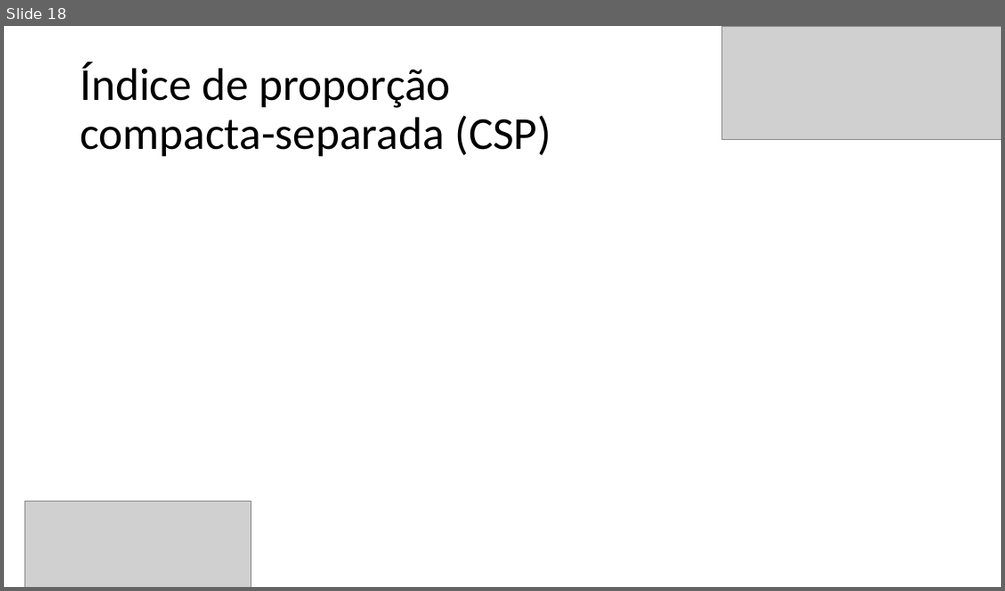
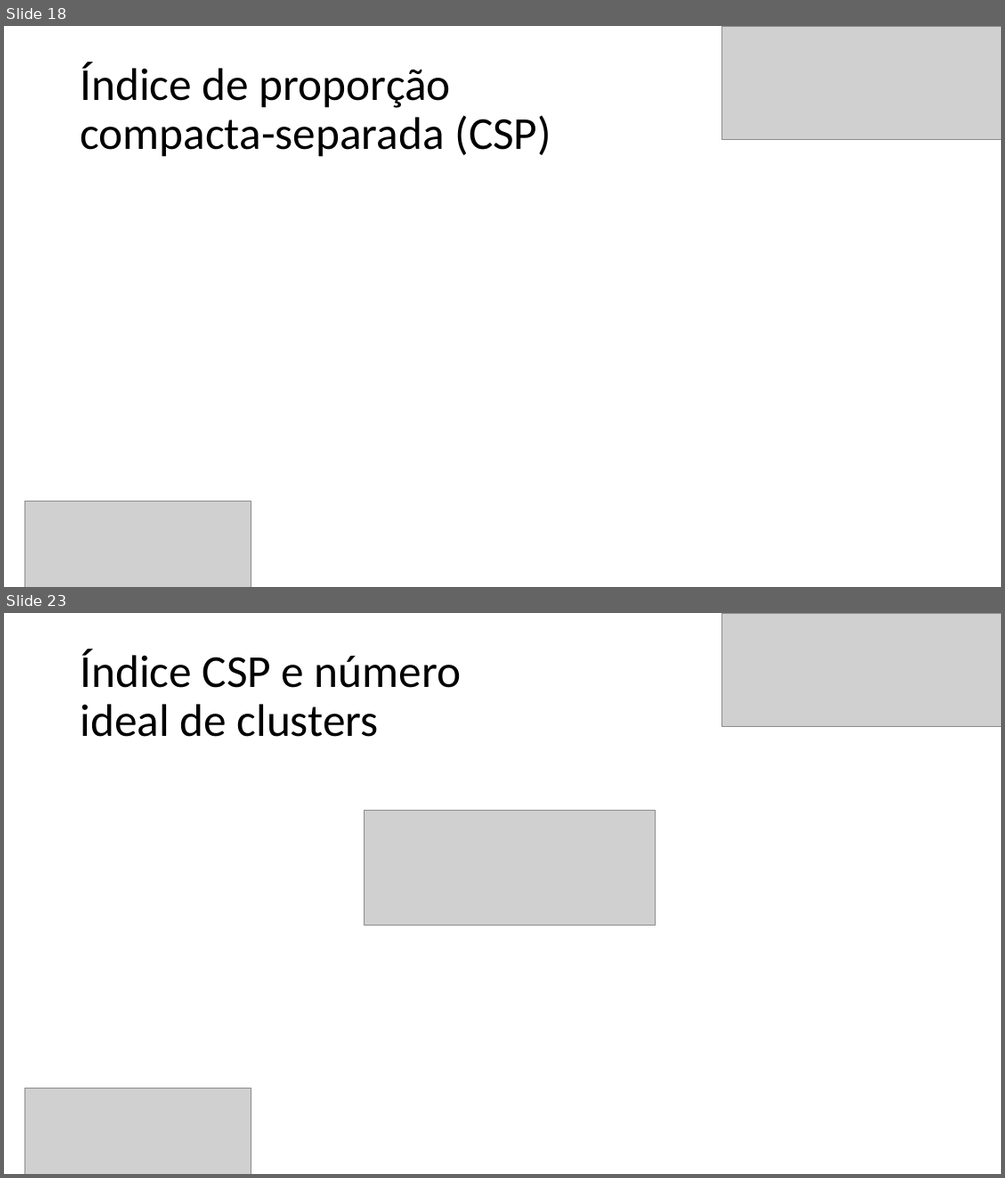
Before and after one commit to Marcio-Salmazo/PRT_Agrupamento, a slide deck: Seminario/optimal clusters - SLIDES.pptx. Shown one above the other, each under a label of ours: slide 18 before the commit, slides 18 and 23 after it; the slides between them are not shown. The pictures are 1005x591 and 1005x1178 pixels, drawn with LibreOffice and Linux fonts; fonts in the diff are those of the drawing; grey boxes stand for pictures. Boxes give left, top, right and bottom in pixels: in the first picture for what was removed or moved away, otherwise in the second. Text is boxed around its words. In the diff, an @@ line names an element or a change of style, - is before the commit and + after.

```diff
--- a/Seminario/optimal clusters - SLIDES.pptx
+++ b/Seminario/optimal clusters - SLIDES.pptx
@@ slide 23 added at [4,613,1001,1174], background #FFFFFF @@
@@ picture added at [722,613,1001,727] @@
@@ title added at [80,649,461,737], 44 pt, text #000000 @@
+Índice CSP e número
+ideal de clusters
@@ picture added at [364,811,656,925] @@
@@ picture added at [25,1088,251,1174] @@
```
Also in this commit, not shown: 1 slide changed, 4 other slides added.
